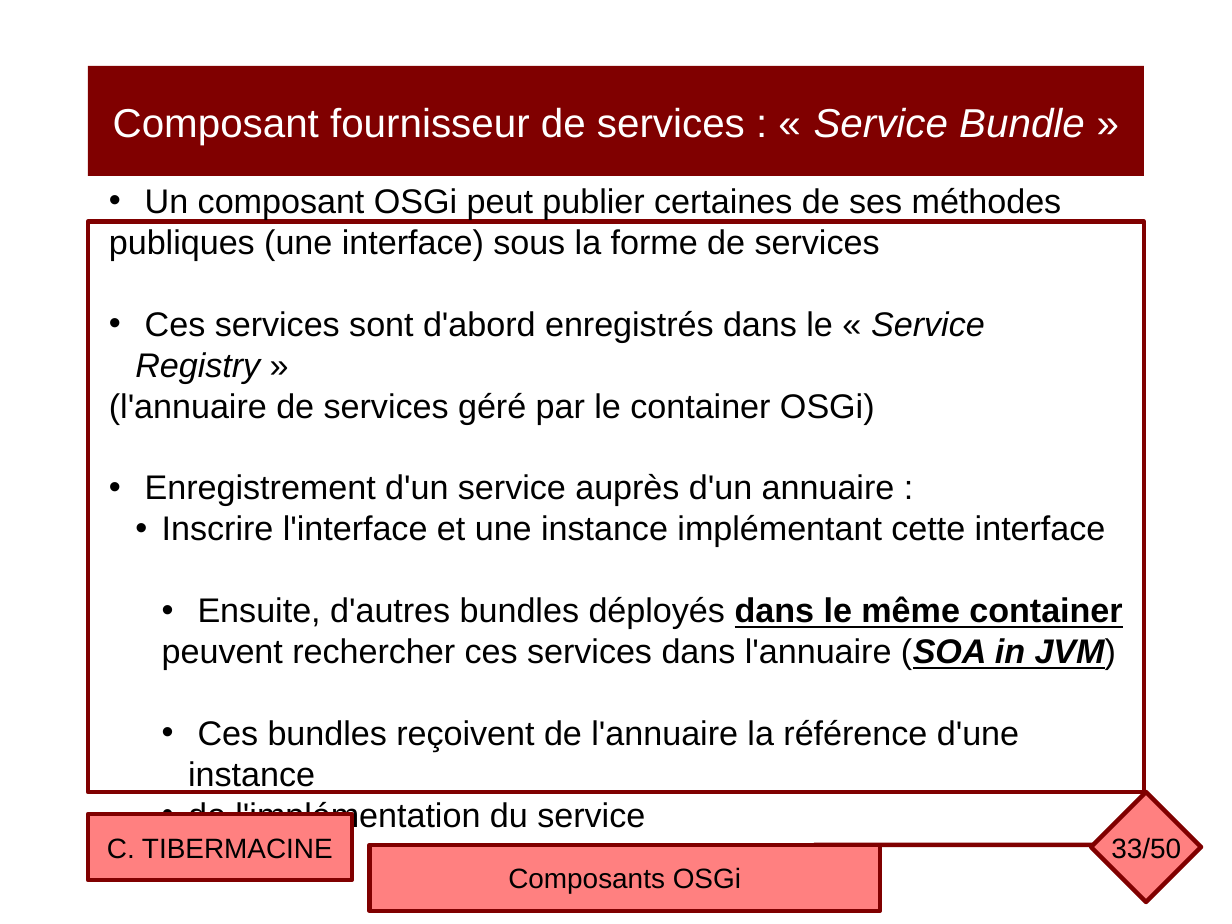
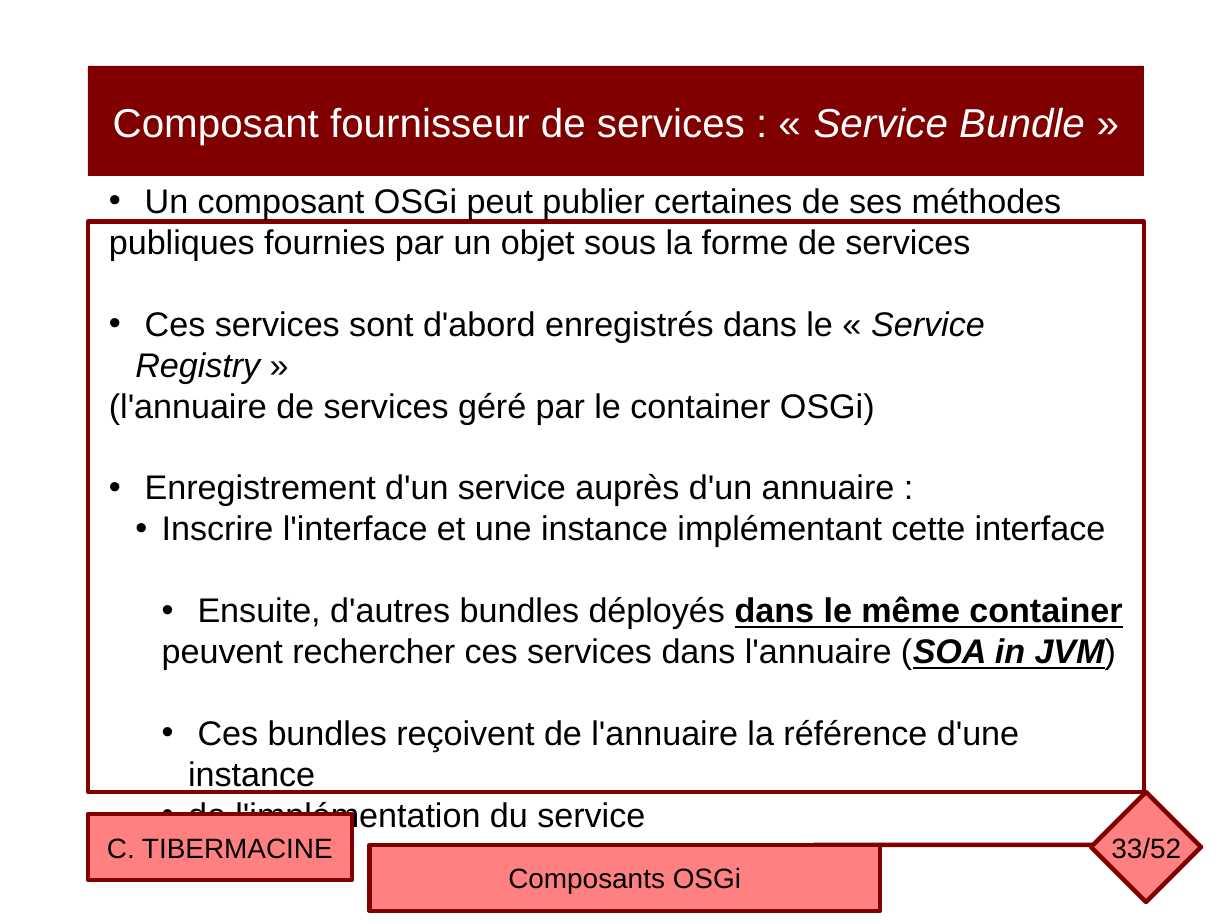
Before and after one commit to ctiber/composants, a slide deck: slide 33 of cours/cours3.odp. Drawn at 1232x924 pixels with LibreOffice and Linux fonts; fonts in the diff are those of the drawing. Boxes give left, top, right and bottom in pixels: in the first picture for what was removed or moved away, otherwise in the second. Text is boxed around its words. In the diff, an @@ line names an element or a change of style, - is before the commit and + after.

```diff
--- a/cours/cours3.odp
+++ b/cours/cours3.odp
@@ text in rectangle at [109,229,970,260]: text changed @@
-publiques (une interface) sous la forme de services
+publiques fournies par un objet sous la forme de services
@@ page number at [1111,837,1181,859]: text changed @@
-33/50
+33/52
```
Also in this commit, not shown: 5 other slides changed, 2 slides added, 1 other file.
